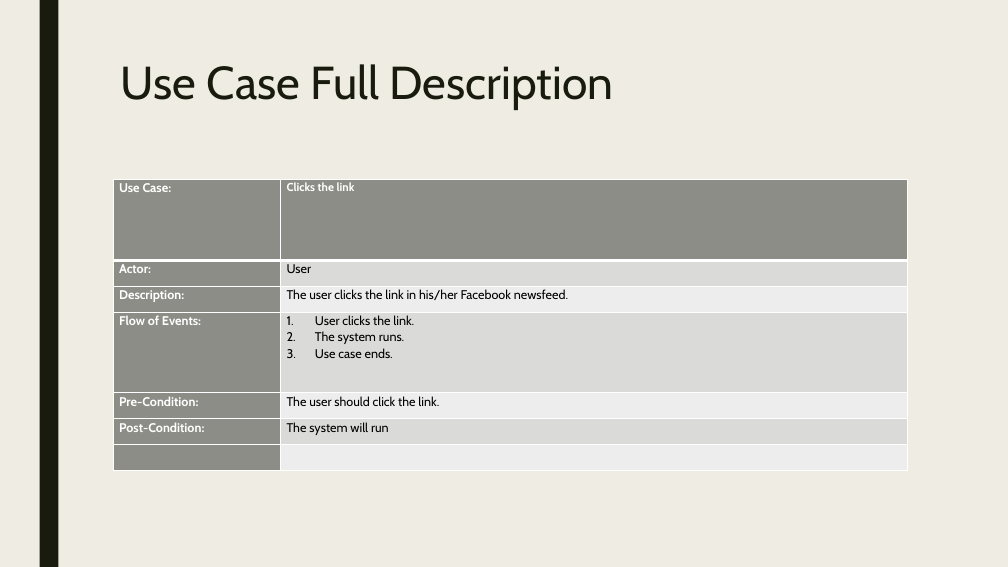
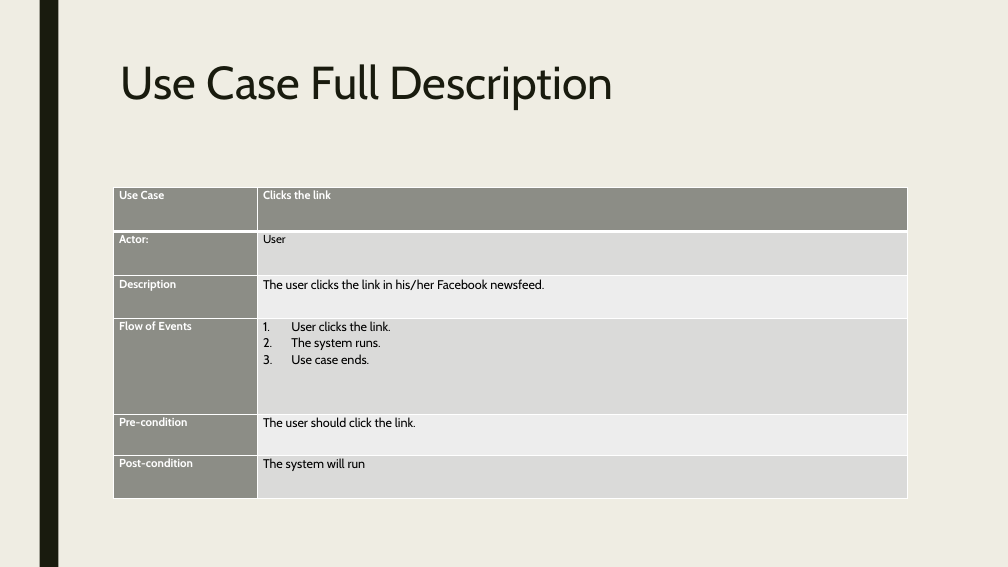
Before and after one commit to seans888/RoaD2R, a slide deck: slide 15 of Identifying fake news in facebook.pptx. Drawn at 1008x567 pixels with LibreOffice and Linux fonts; fonts in the diff are those of the drawing. Boxes give left, top, right and bottom in pixels: in the first picture for what was removed or moved away, otherwise in the second. Text is boxed around its words. In the diff, an @@ line names an element or a change of style, - is before the commit and + after.

```diff
--- a/Identifying fake news in facebook.pptx
+++ b/Identifying fake news in facebook.pptx
@@ table at box(113, 188, 907, 499) @@
-row 1, column 1: Use Case:
+row 1, column 1: Use Case
-row 3: Description: | The user clicks the link in his/her Facebook newsfeed.
-row 4: Flow of Events: | User clicks the link. / The system runs. / Use case ends.
-row 5: Pre-Condition: | The user should click the link.
-row 6: Post-Condition: | The system will run
-row 7:  | 
+row 3: Description | The user clicks the link in his/her Facebook newsfeed.
+row 4: Flow of Events | User clicks the link. / The system runs. / Use case ends.
+row 5: Pre-condition | The user should click the link.
+row 6: Post-condition | The system will run
@@ table: place and size @@
-table at box(113, 180, 907, 471)
+table at box(113, 188, 907, 499)
```
Also in this commit, not shown: 9 other slides changed, 9 slides added, 1 slide removed.
